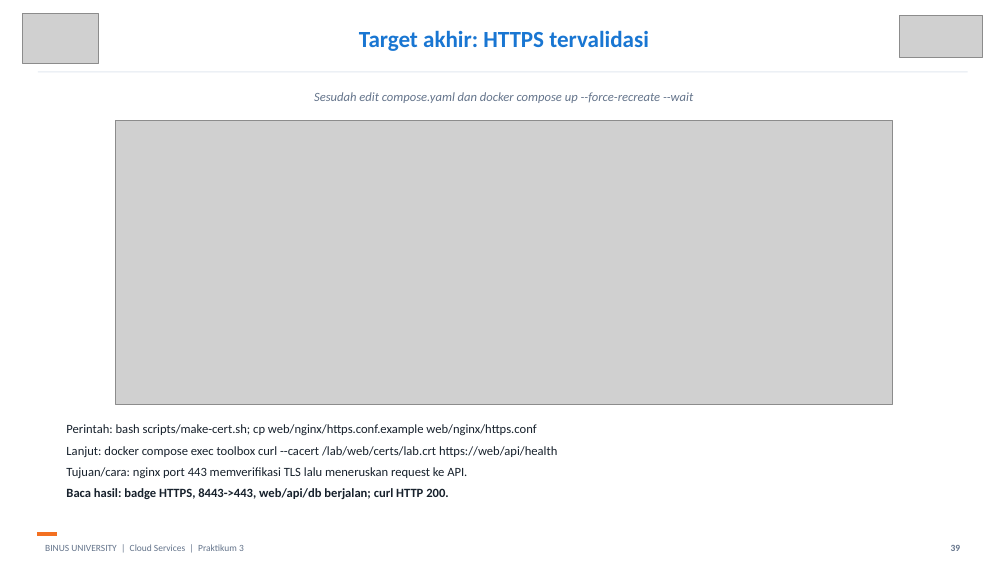
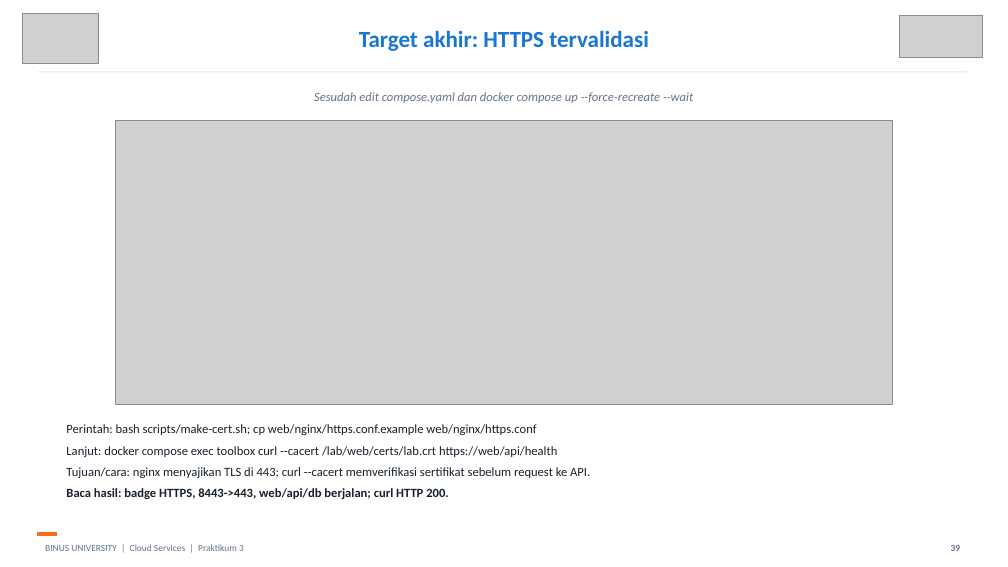
Before and after one commit to SeedFlora/meet3CloudService, a slide deck: slide 39 of slides/LAB03_Networking_Revisi_Bukti_Live.pptx. Drawn at 1008x567 pixels with LibreOffice and Linux fonts; fonts in the diff are those of the drawing; grey boxes stand for pictures. Boxes give left, top, right and bottom in pixels: in the first picture for what was removed or moved away, otherwise in the second. Text is boxed around its words. In the diff, an @@ line names an element or a change of style, - is before the commit and + after.

```diff
--- a/slides/LAB03_Networking_Revisi_Bukti_Live.pptx
+++ b/slides/LAB03_Networking_Revisi_Bukti_Live.pptx
@@ text at (x1=66, y1=467, x2=590, y2=478): text changed @@
-Tujuan/cara: nginx port 443 memverifikasi TLS lalu meneruskan request ke API.
+Tujuan/cara: nginx menyajikan TLS di 443; curl --cacert memverifikasi sertifikat sebelum request ke API.
```
Also in this commit, not shown: 1 other slide changed.
